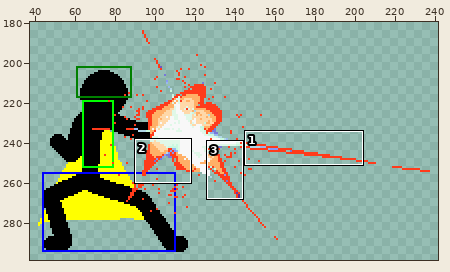
File history of a pixel-art file, animations/3010_Kensou_08135047.aseprite. Above: a wide view before the commit, with the close-up outlined.
Close-up. The starting point:
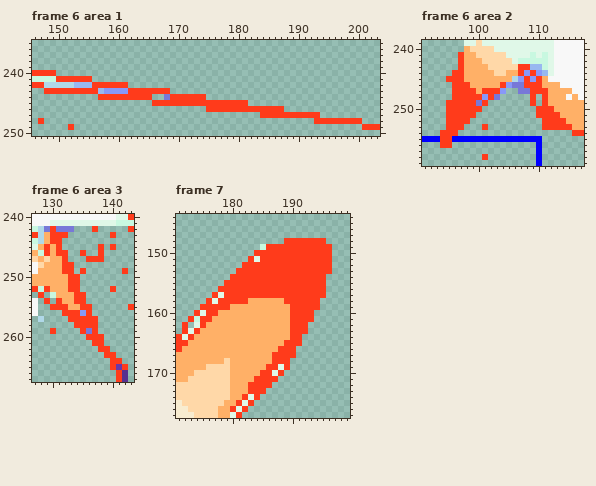
600x300 pixels, 71 frames. Colours within 5 levels of each other are drawn and written as one. Shown: frame 6 area 1: x 146..203, y 235..250; frame 6 area 2: x 91..117, y 239..259; frame 6 area 3: x 127..143, y 240..267; frame 7: x 171..199, y 144..177. The wide view leaves out empty margins. The commit also changed other frames or places, which this record leaves out.
After the commit:
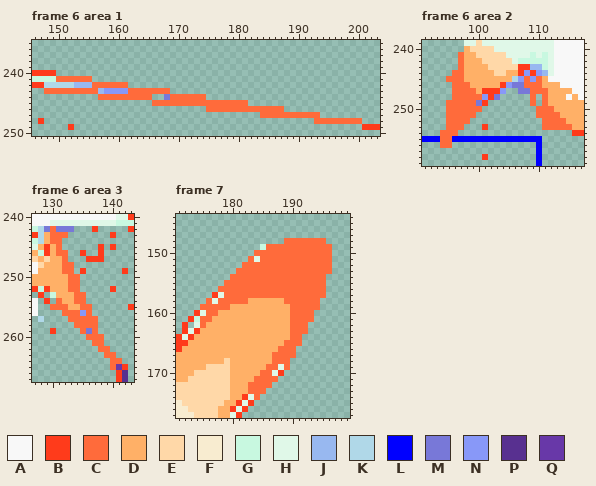
Palette (. is transparent): A #f8f8f8  B #ff3b1b  C #ff6b3b  D #ffb067  E #ffd8a8  F #f8ecd0  G #c8f8e0  H #e0f8e8  J #98b8f0  K #b0d8e8  L #0000ff  M #7878d8  N #8898f8  P #583090  Q #6838a8
What changed:
Changed rows in their new state; - is an unchanged pixel.
Frame 6 area 1, layer "特效层1":
first column x 148:
241 --CCCCCC---------------------------------------------
242 --------CCCCCC---------------------------------------
243 CCCCCCCCC-----CCCCCCC--------------------------------
244 ---------CCCCCCCCC---CCCCCC--------------------------
245 ------------------CCCCCCCCCCCCCCCC-------------------
246 ---------------------------CCCCCCCCCCCCC-------------
247 ------------------------------------CCCCCCCCCC-------
248 ---------------------------------------------CCCCCCCC
Frame 6 area 2, layer "特效层1":
first column x 94:
241 ---C------------------
242 ---C------------------
243 ---C------------------
244 --CC------------------
245 -CCC----------C-C-----
246 --CCC---------CCC-----
247 --CCCC---------CCC----
248 --CCCCC--------C-C----
249 -CCCCC---------C-C----
250 -CCCCCC---------CCC---
251 -CCCCC----------CCCC--
252 -CCCC------------CCCC-
253 -CCC-------------CCCCC
254 CCC-------------------
255 CC--------------------
256 CC--------------------
Frame 6 area 3, layer "特效层1":
first column x 130:
242 C-----------
243 CCC---------
244 CC----------
245 -C----------
246 -CC---------
247 --C---------
248 --CC--------
249 --CC--------
250 ---CC-------
251 ---CC-------
252 ---CC-------
253 ----CC------
254 -C--CC------
255 CCC--CC-----
256 --CCC-C-----
257 ---CCCCC----
258 ----CCCC----
259 -----C-C----
260 ------CCC---
261 -------CC---
262 --------CC--
263 ---------CC-
264 ----------CC
265 ----------C-
Frame 7, layer "特效层1":
first column x 175:
148 --------------CCCCCCC-
149 -----------CCCCCCCCCCC
150 ---------CCCCCCCCCCCCC
151 --------C-CCCCCCCCCCCC
152 -------CCCCCCCCCCCCCCC
153 ------CCCCCCCCCCCCCCCC
154 -----CCCCCCCCCCCCCCCC-
155 ----CCCCCCCCCCCCCCCCC-
156 ---CCCCCCCCCCCCCCCCCC-
157 ----CCCCCCCCCCCCCCCCC-
158 -C-CCCCC------CCCCCC--
159 CCCCC----------CCCCC--
160 -CC------------CCCC---
161 CC-------------CCCC---
162 C--------------CCC----
163 ---------------CCC----
164 ---------------CC-----
165 --------------CCC-----
166 -------------CCC------
167 ------------CCCC------
168 ------------CCC-------
169 -----------CC-C-------
170 ----------CC----------
171 ---------CCCC---------
172 --------CCCC----------
173 --------CCC-----------
174 ---------C------------
